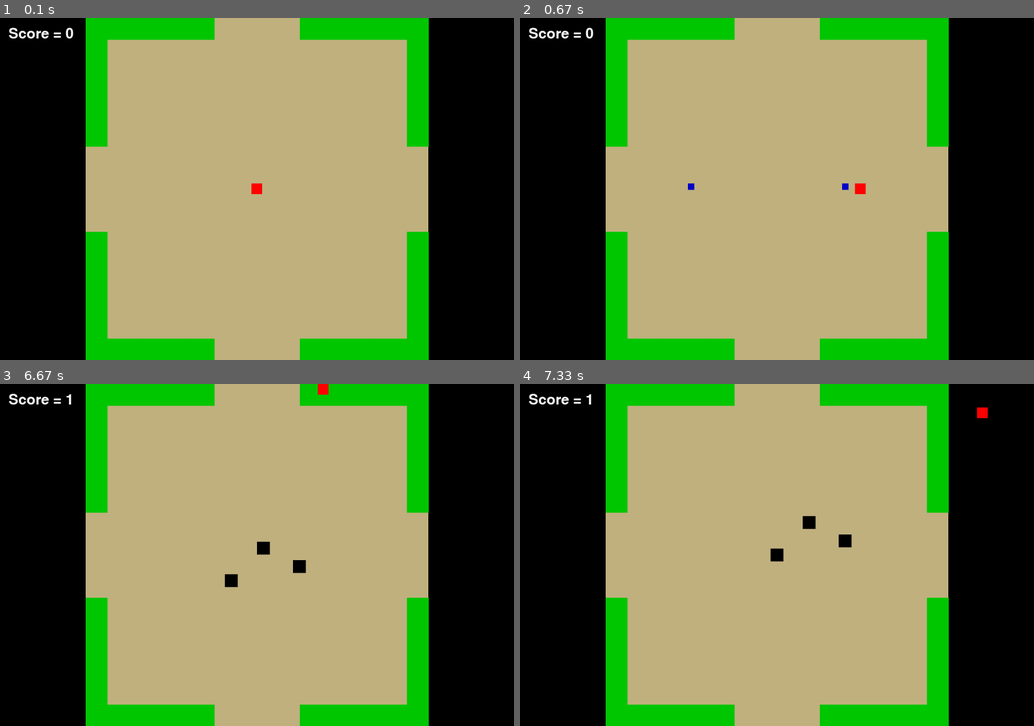
Above: before the commit, frames 1-4 (two rows, left to right).
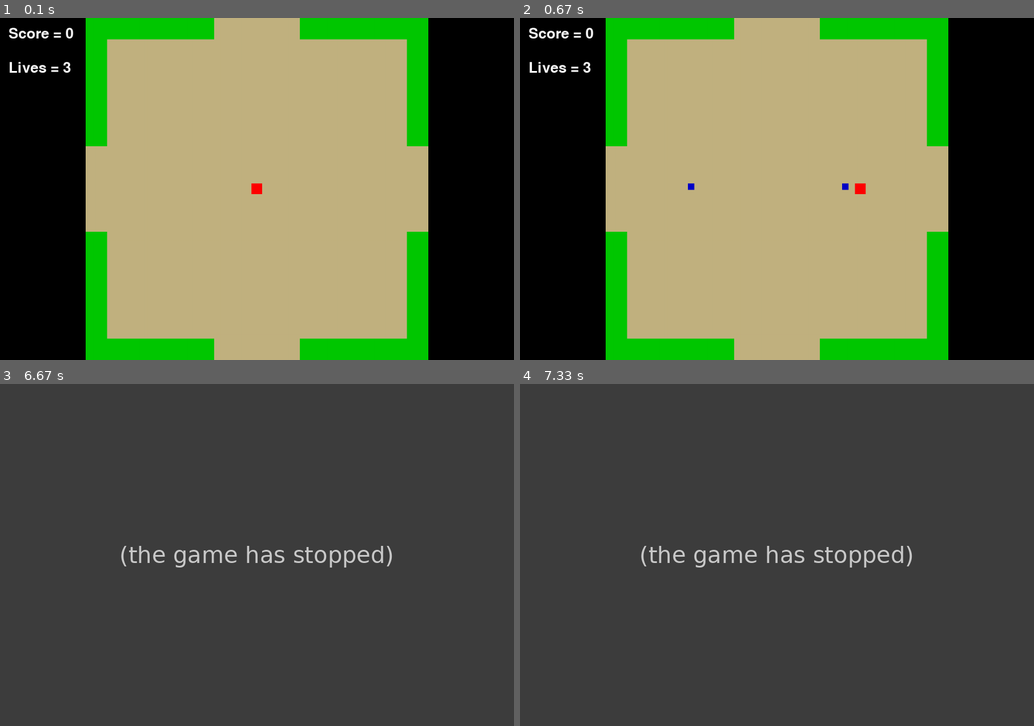
Above: after the commit, the same moments.

Repository: notsarah811/Sarah-Deline-ICS3U
Game: pygame game, started from Pygame Assignment FIX.py
Same seed, same stepped clock (60 frames per second), same inputs: the game is played once before the commit and once after it.
Inputs:
- Up to frame 1 (0.1 s): no input
- Up to frame 2 (0.67 s): hold D from 0.33 s (still down); hold Left from 0.33 s (still down)
- Up to frame 3 (6.67 s): release D at 0.87 s; release Left at 0.87 s; hold Left 0.9-1.43 s; hold A 0.9-1.43 s; hold Down 1.47-1.77 s; hold S 1.47-1.77 s; hold Left 1.8-2.2 s; hold A 1.8-2.2 s; hold Up 2.23-2.6 s; hold W 2.23-2.6 s; hold Up 2.63-2.93 s; hold W 2.63-2.93 s; hold Right 2.97-3.43 s; hold D 2.97-3.43 s; hold Left 3.47-4 s; hold A 3.47-4 s; hold Down 4.03-4.33 s; hold S 4.03-4.33 s; hold Up 4.37-4.73 s; hold W 4.37-4.73 s; hold Right 4.77-5.4 s; hold D 4.77-5.4 s; hold Down 5.43-5.8 s; hold S 5.43-5.8 s; hold Up 5.83-6.13 s; hold W 5.83-6.13 s; hold Up 6.17-6.53 s; hold W 6.17-6.53 s; hold Right from 6.57 s (still down); hold D from 6.57 s (still down)
- Up to frame 4 (7.33 s): release Right at 7.2 s; release D at 7.2 s; hold Down from 7.23 s (still down); hold S from 7.23 s (still down)

The runs differ from the first frame. In frame 1, 0.6% of the frame differs, in the area x 1-84%, y 0-100%; in frame 2, 0.6%; in frame 3, 100%, in the area x 0-100%, y 0-100%; in frame 4, 100%.
Error after the commit: UnboundLocalError: cannot access local variable 'lives' where it is not associated with a va...; the game stopped at 6.37 s (later frames are placeholders)

Commit message:
Redrew borders as rectangles, worked on border collision, life lost function

Diff:
--- a/Pygame Assignment FIX.py
+++ b/Pygame Assignment FIX.py
@@ -18,7 +18,6 @@
 RED = (255, 0, 0)
 GREEN = (0, 200, 0)
 BLACK = (0, 0, 0)
-
 
 player_size = 25
 player_x = 587
@@ -30,16 +29,20 @@
 last_bullet_time = 0
 enemy_speed = 1.5
 score = 0
+lives = 3
 cont = False
 
 v = pygame.draw.polygon(screen, (255, 0, 0), [(200, 0), (500, 0), (500, 50), (250, 50)], 250)
 
-
 cacti_borders = [
-    [(200, 0), (500, 0), (500, 50), (250, 50), (250, 300), (200, 300)],
-    [(1000, 0), (700, 0), (700, 50), (950, 50), (950, 300), (1000, 300)],
-    [(200, 800), (500, 800), (500, 750), (250, 750), (250, 500), (200, 500)],
-    [(1000, 800), (700, 800), (700, 750), (950, 750), (950, 500), (1000, 500)],
+    (200, 0, 300, 50),
+    (200, 0, 50, 300),
+    (700, 0 , 300, 50),
+    (950, 50, 50, 250),
+    (200, 750, 300, 50),
+    (200, 500, 50, 300),
+    (700, 750, 300, 50),
+    (950, 500, 50, 300)
 ]
 
 cacti_pillars = [
@@ -82,6 +85,25 @@
 def enemy_shooting ():
     pass
 
+def check_cacti_collision(player, cacti_borders):
+        for cacti in cacti_borders:
+            if player.colliderect(cacti):
+                return True
+        return False
+
+def check_border_collision(player, left_border, right_border):
+    if player.colliderect(left_border or right_border):
+                return True
+    return False
+
+def lose_life():
+        lives -= 1
+        player_x = 587
+        player_y = 387
+        bullets.clear()
+        enemies.clear()
+
+
 
 #==========GAME LOOP================
 while running:
@@ -102,31 +124,47 @@
         if keys[pygame.K_a]:
             player_x -= speed
             player = pygame.Rect(player_x, player_y, player_size, player_size)
+            if check_cacti_collision(player, cacti_borders) == True:
+                lose_life()
+            if check_border_collision(player, left_border, right_border) == True:
+                player_x += speed
 
 
         # Move right
         if keys[pygame.K_d]:
             player_x += speed
             player = pygame.Rect(player_x, player_y, player_size, player_size)
+            if check_cacti_collision(player, cacti_borders) == True:
+                lose_life()
+            if check_border_collision(player, left_border, right_border) == True:
+                player_x -= (speed)
 
         # Move up
         if keys[pygame.K_w]:
             player_y -= speed
             player = pygame.Rect(player_x, player_y, player_size, player_size)
+            if check_cacti_collision(player, cacti_borders) == True:
+                lose_life()
+            if check_border_collision(player, left_border, right_border) == True:
+                player_y += (speed)
 
 
         # Move down
         if keys[pygame.K_s]:
             player_y += speed
             player = pygame.Rect(player_x, player_y, player_size, player_size)
+            if check_cacti_collision(player, cacti_borders) == True:
+                lose_life()
+            if check_border_collision(player, left_border, right_border) == True:
+                player_y -= (speed)
 
 
    # Keep the player within the screen boundaries
-    if player_x < 0:
-        player_x = 0
-
-    if player_x > SCREEN_WIDTH - player_size:
-        player_x = SCREEN_WIDTH - player_size
+    if player_x < 200:
+        player_x = 200
+
+    if player_x > 1000 - player_size:
+        player_x = 1000 - player_size
 
     if player_y < 0:
         player_y = 0
@@ -136,6 +174,12 @@
 
         # Update the player rectangle
     player = pygame.Rect(player_x, player_y, player_size, player_size)
+
+
+
+
+
+
 
 
     # Draw the background
@@ -147,11 +191,15 @@
     right_border = pygame.draw.rect(screen, BLACK, (SCREEN_WIDTH - 200, 0, 200, 10000))
     if not won:
         for cacti in cacti_borders:
-            pygame.draw.polygon(screen, GREEN, cacti)
+            pygame.draw.rect(screen, GREEN, cacti)
 
     font = pygame.font.Font(None, 50)
     text_score = font.render(f"Score = {score}", True, WHITE)
     screen.blit(text_score, (20, 20))
+
+    font = pygame.font.Font(None, 50)
+    text_score = font.render(f"Lives = {lives}", True, WHITE)
+    screen.blit(text_score, (20, 100))
 
     player = pygame.Rect(player_x, player_y, player_size, player_size)
     pygame.draw.rect(screen, RED, player)
